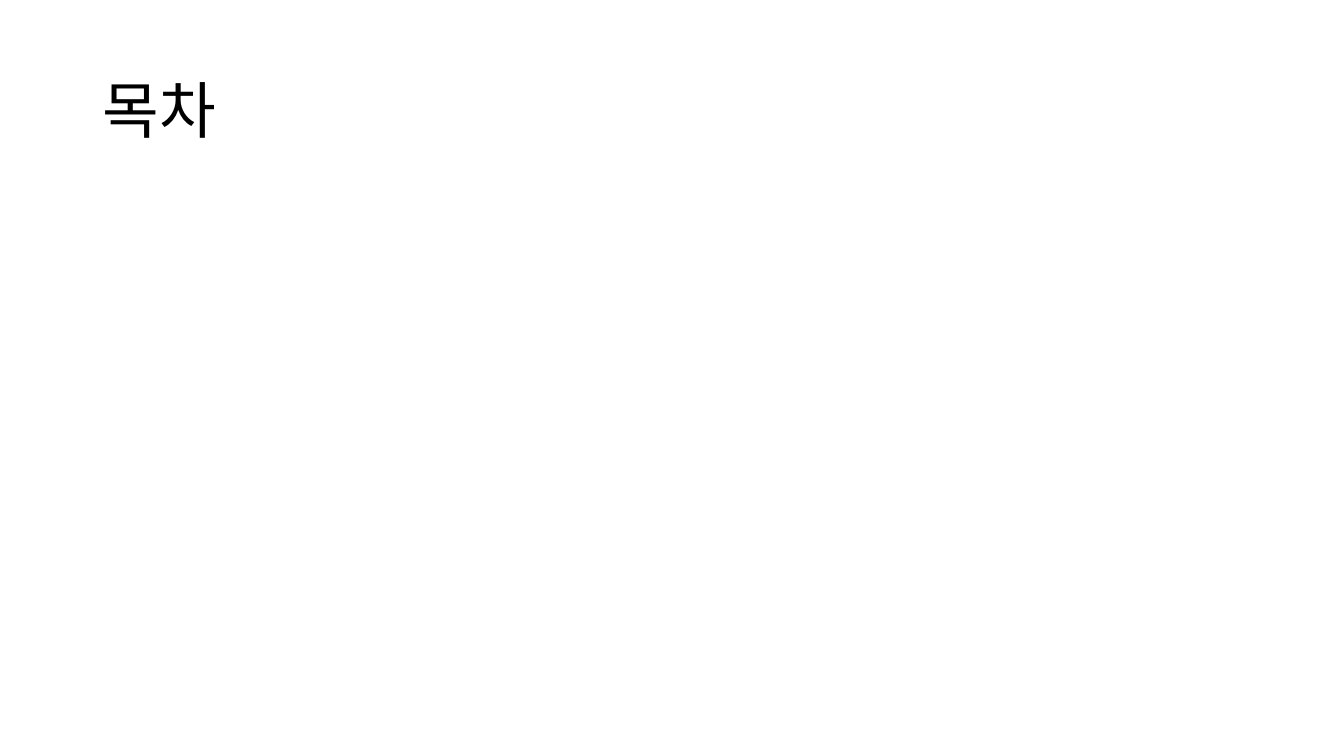
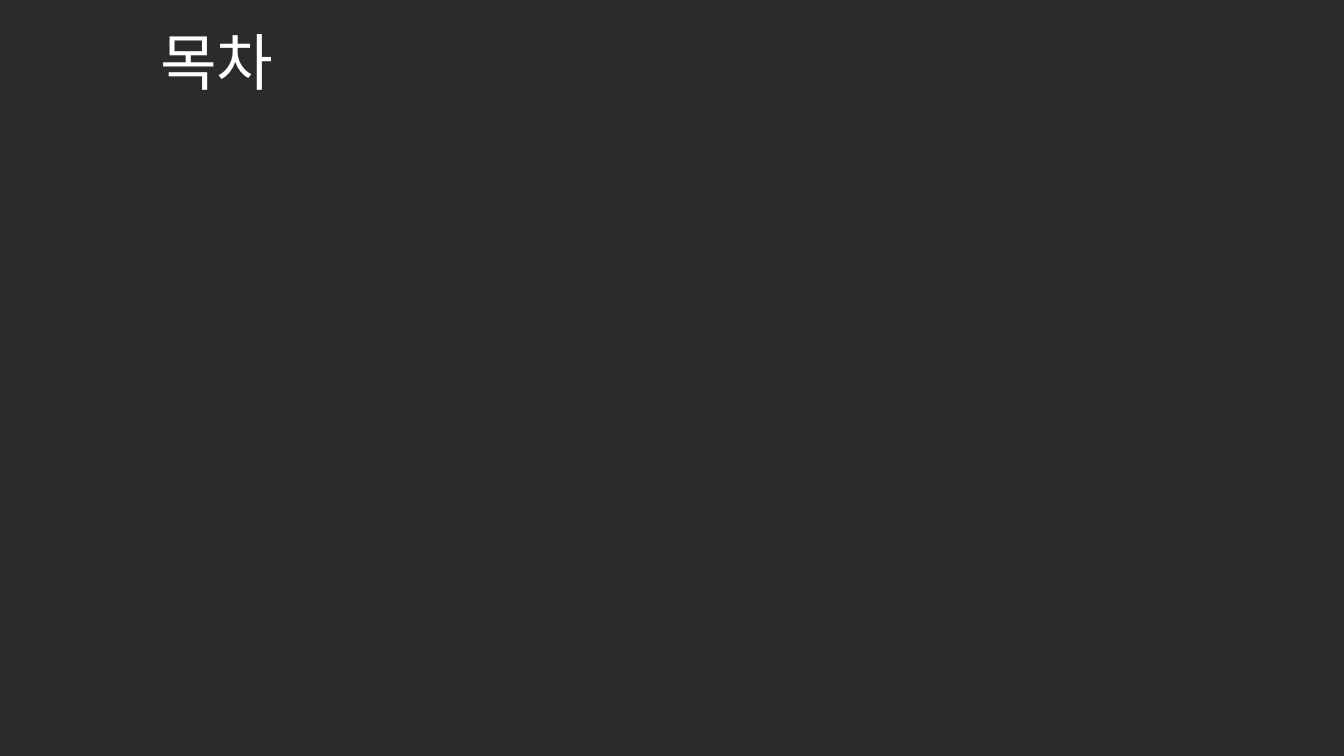
Before and after one commit to Leesiw/StarGiant, a slide deck: slide 2 of 기획 자료/스타 자이언트.pptx. Drawn at 1344x756 pixels with LibreOffice and Linux fonts; fonts in the diff are those of the drawing; background and template pictures are left out; a plain dark background stands for a picture behind light text. Boxes give left, top, right and bottom in pixels: in the first picture for what was removed or moved away, otherwise in the second. Text is boxed around its words. In the diff, an @@ line names an element or a change of style, - is before the commit and + after.

```diff
--- a/기획 자료/스타 자이언트.pptx
+++ b/기획 자료/스타 자이언트.pptx
@@ background #FFFFFF to picture (left out) @@
@@ text "목차": place and size @@
-text "목차" at bbox=[102, 82, 215, 138]
+text "목차" at bbox=[160, 34, 273, 90]
@@ text "목차" at bbox=[160, 34, 273, 90]: text colour #000000 to #FFFFFF @@
```
Also in this commit, not shown: 10 other slides changed, 14 slides added, 9 slides removed, 1 other file.
